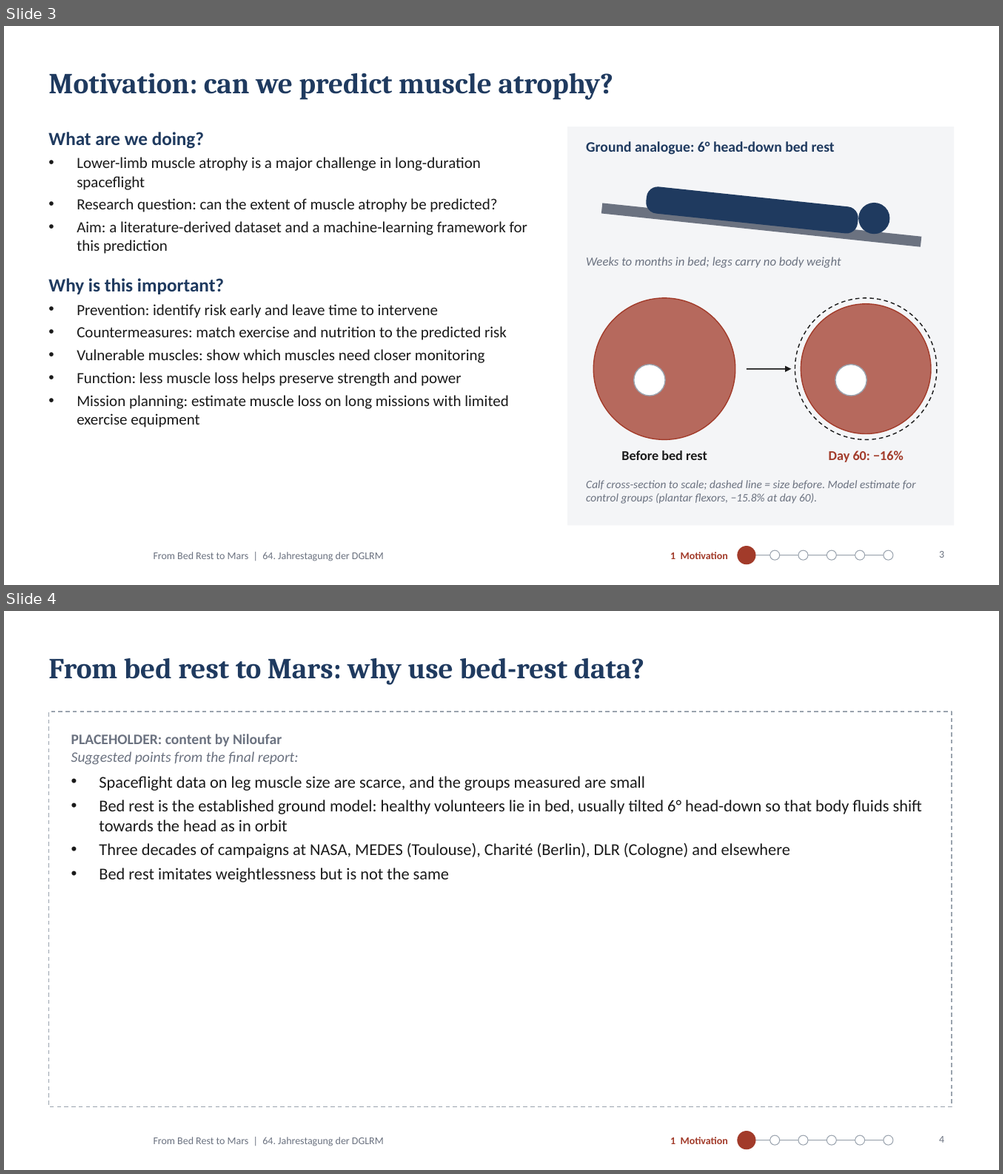
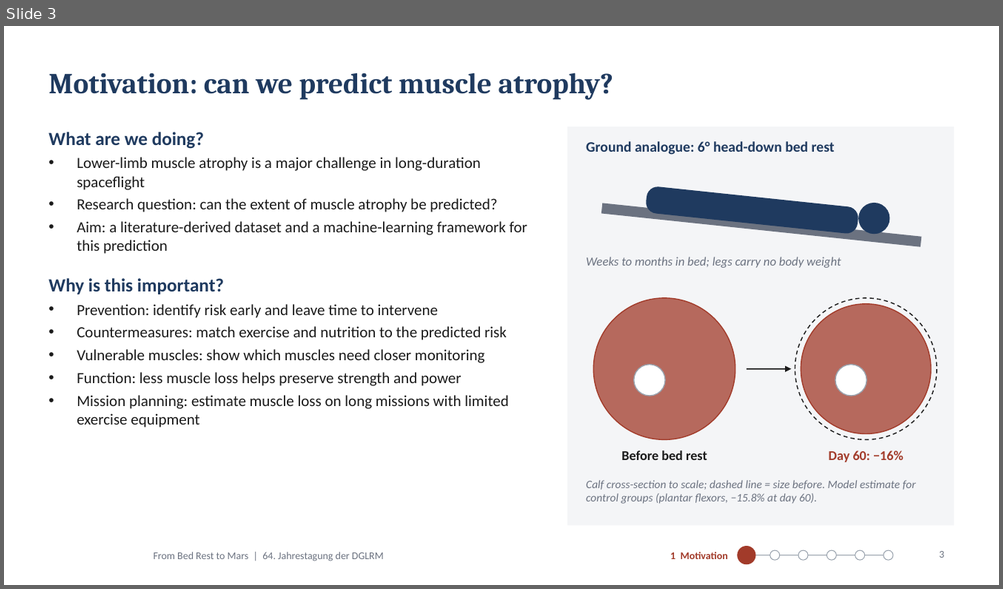
Before and after one commit to MiladBahariQaragoz/BedrestToMars, a slide deck: presentation/bed-rest-to-mars-talk.pptx. Shown one above the other, each under a label of ours: slides 3 and 4 before the commit, slide 3 after it. The pictures are 1003x1174 and 1003x589 pixels, drawn with LibreOffice and Linux fonts; fonts in the diff are those of the drawing; background and template pictures are left out. Boxes give left, top, right and bottom in pixels: in the first picture for what was removed or moved away, otherwise in the second. Text is boxed around its words. In the diff, an @@ line names an element or a change of style, - is before the commit and + after.

```diff
--- a/presentation/bed-rest-to-mars-talk.pptx
+++ b/presentation/bed-rest-to-mars-talk.pptx
@@ slide 4 removed at [4, 611, 999, 1170], background #FFFFFF; not listed: 1 template element that a slide beside it also shows @@
@@ title removed at [48, 658, 644, 685] @@
-From bed rest to Mars: why use bed-rest data?
@@ rectangle removed at [48, 712, 951, 1107] @@
@@ text removed at [71, 734, 922, 883] @@
-PLACEHOLDER: content by Niloufar
-Suggested points from the final report:
-• Spaceflight data on leg muscle size are scarce, and the groups measured are small
-• Bed rest is the established ground model: healthy volunteers lie in bed, usually tilted 6° head-down so that body fluids shift towards the head as in orbit
-• Three decades of campaigns at NASA, MEDES (Toulouse), Charité (Berlin), DLR (Cologne) and elsewhere
-• Bed rest imitates weightlessness but is not the same
@@ text removed at [670, 1137, 728, 1145] @@
-1 Motivation
@@ ellipse removed at [737, 1132, 755, 1150] @@
@@ line removed from (746, 1141) to (888, 1141) @@
@@ ellipse removed at [770, 1136, 780, 1146] @@
@@ ellipse removed at [798, 1136, 808, 1146] @@
@@ ellipse removed at [827, 1136, 836, 1146] @@
@@ ellipse removed at [854, 1136, 865, 1146] @@
@@ ellipse removed at [884, 1136, 893, 1146] @@
@@ page number removed at [939, 1136, 944, 1143] @@
-4
```
Also in this commit, not shown: 1 slide added, 3 other files.
